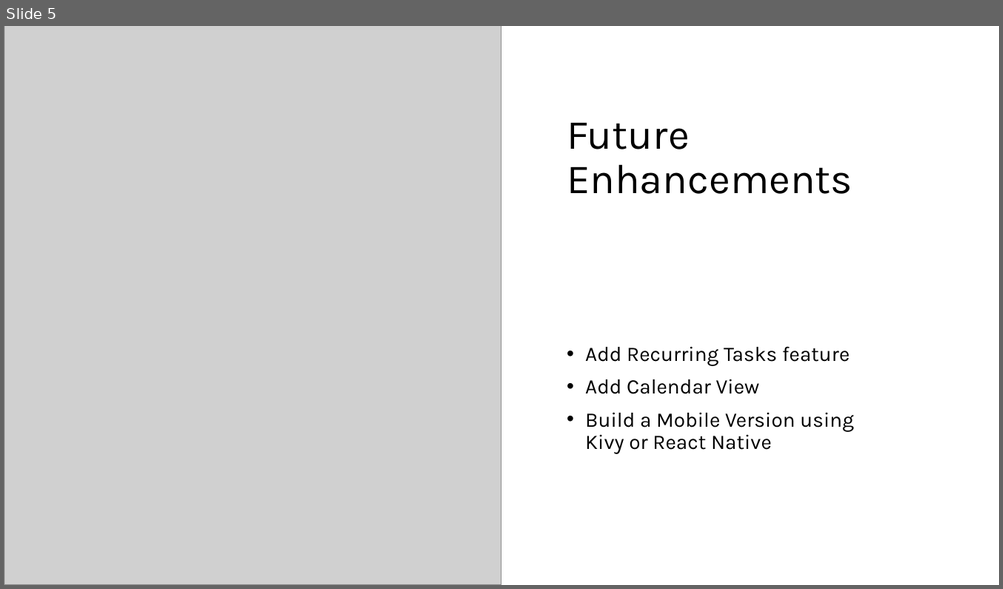
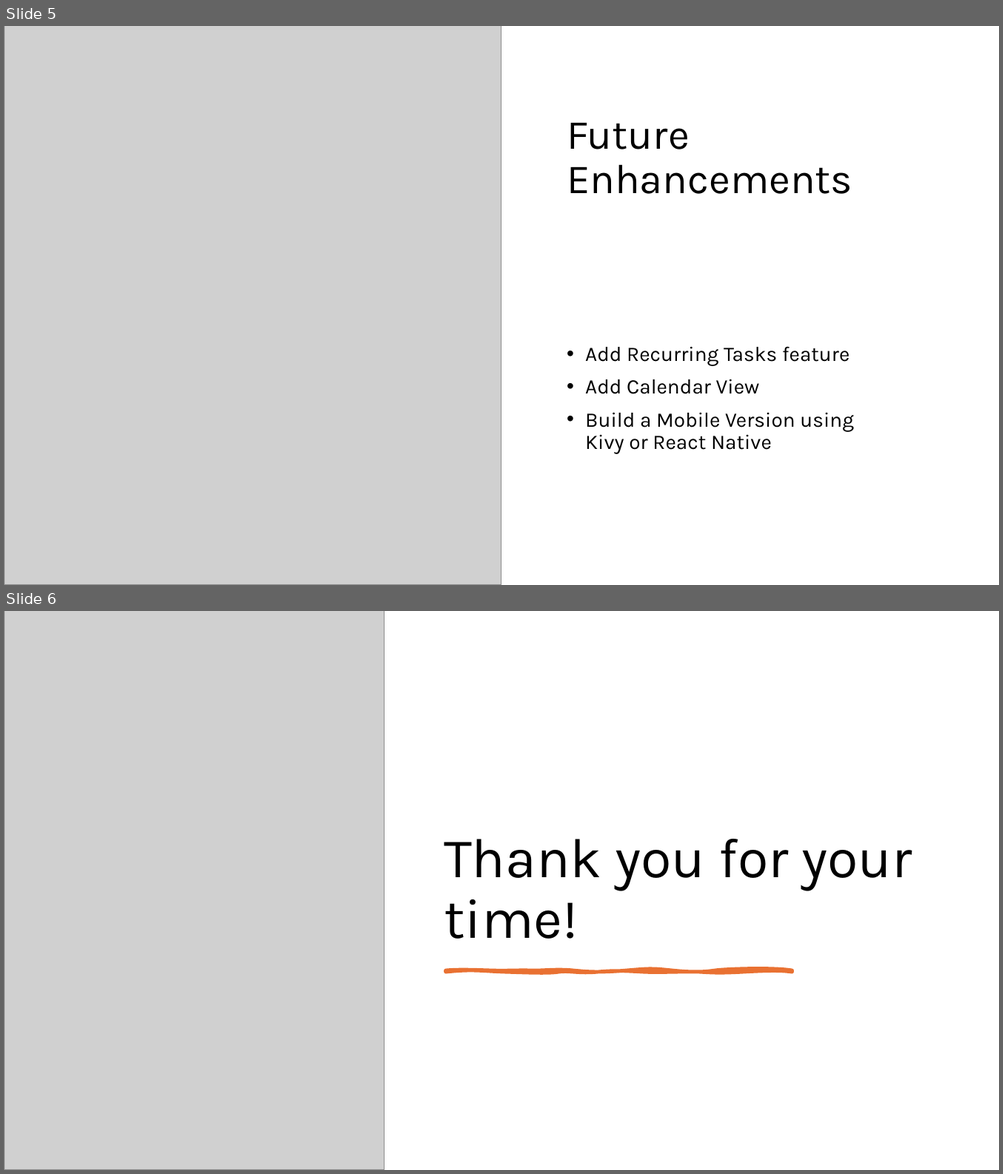
Before and after one commit to ksu-is/Get_It_Done, a slide deck: Get_It_Done.pptx. Shown one above the other, each under a label of ours: slide 5 before the commit, slides 5 and 6 after it. The pictures are 1003x589 and 1003x1174 pixels, drawn with LibreOffice and Linux fonts; fonts in the diff are those of the drawing; grey boxes stand for pictures. Boxes give left, top, right and bottom in pixels: in the first picture for what was removed or moved away, otherwise in the second. Text is boxed around its words. In the diff, an @@ line names an element or a change of style, - is before the commit and + after.

Commit message:
PowerPoint Update

```diff
--- a/Get_It_Done.pptx
+++ b/Get_It_Done.pptx
@@ slide 6 added at (4,611,999,1170), background #FFFFFF @@
@@ picture added at (4,611,384,1170) @@
@@ title added at (444,839,912,939), 54 pt, text #000000 @@
+Thank you for your time!
@@ freeform shape added at (446,971,792,972), fill #E97132, outline #E97132 3.5 pt @@
```
